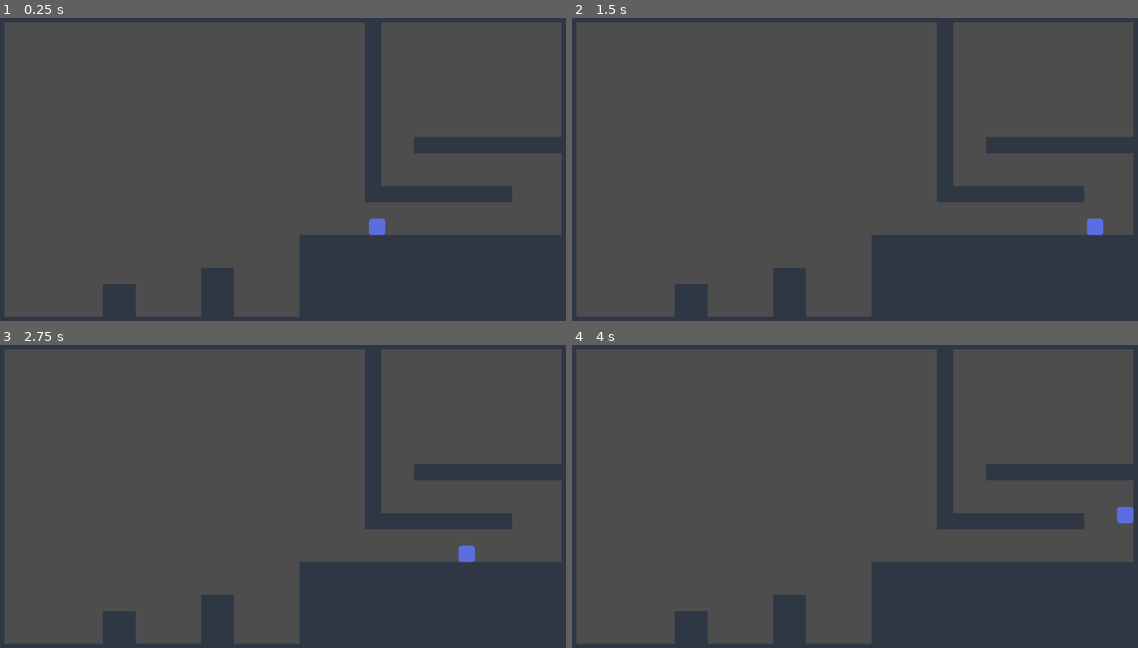
Above: before the commit, frames 1-4 (two rows, left to right).
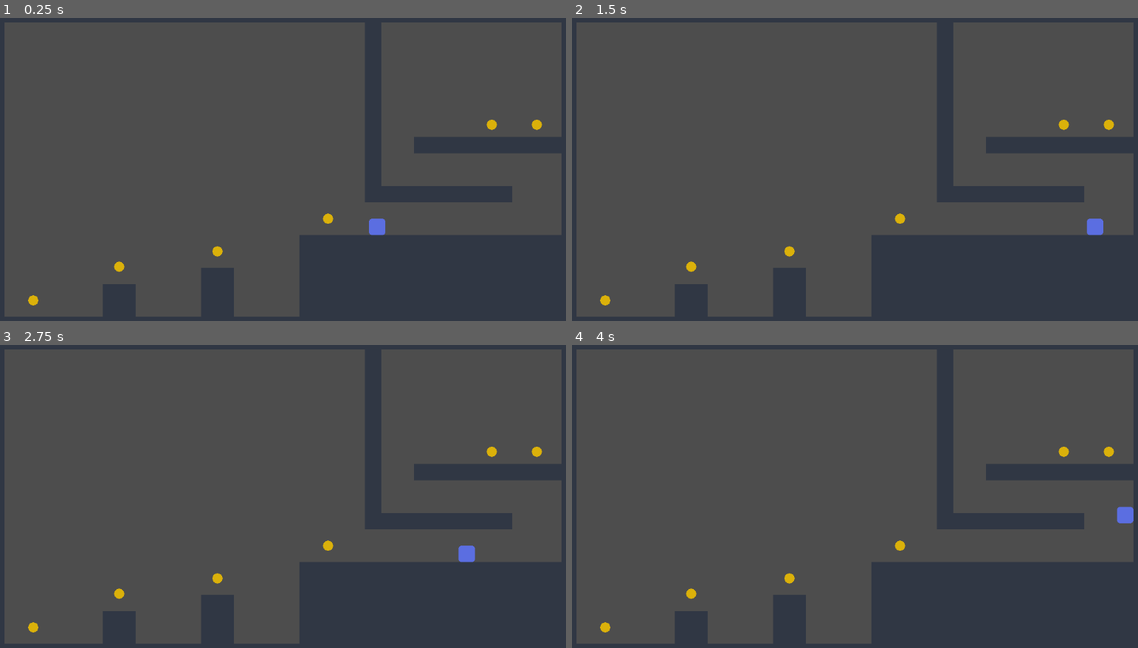
Above: after the commit, the same moments.

Repository: QatariGameDev/project_square
Game: Godot game, scene res://scenes/playground/erie_playground.tscn
The game is run twice, just before and just after one commit, with the same random seed, the same clock (stepped at 60 frames per second) and the same inputs. The project has no main scene, so this scene is started directly.
Inputs:
- Up to frame 1 (0.25 s): no input
- Up to frame 2 (1.5 s): tap Enter at 0.5 s; hold D (right) from 0.53 s (still down); tap Space (jump) at 0.77 s
- Up to frame 3 (2.75 s): tap Space (jump) at 1.52 s; release D (right) at 2.03 s; hold A (left) from 2.03 s (still down)
- Up to frame 4 (4 s): release A (left) at 2.78 s; hold D (right) from 2.78 s (still down); tap Space (jump) at 3.02, 3.77 s

The runs differ from the first frame. In frame 1, 0.3% of the frame differs, in the area x 4-96%, y 33-95%; in frame 2, 0.3%; in frame 3, 0.3%; in frame 4, 0.3%.

Commit message:
Added the circle sprites and scene

Diff:
--- /dev/null
+++ b/scenes/circle.tscn
@@ -0,0 +1,23 @@
+[gd_scene load_steps=4 format=3 uid="uid://blxsmv0ufisq"]
+
+[ext_resource type="Script" path="res://scripts/circle.gd" id="1_p3bp4"]
+[ext_resource type="Texture2D" uid="uid://cty3xoaeiwwis" path="res://sprites/Circle.png" id="2_jjpjd"]
+
+[sub_resource type="CircleShape2D" id="CircleShape2D_fm3y5"]
+radius = 16.0
+
+[node name="Circle" type="Area2D"]
+collision_layer = 4
+collision_mask = 2
+script = ExtResource("1_p3bp4")
+
+[node name="CollisionShape2D" type="CollisionShape2D" parent="."]
+shape = SubResource("CircleShape2D_fm3y5")
+
+[node name="Tile" type="Sprite2D" parent="."]
+modulate = Color(0.92549, 1, 0.156863, 1)
+position = Vector2(-2.38419e-07, -2.38419e-07)
+scale = Vector2(0.625, 0.625)
+texture = ExtResource("2_jjpjd")
+
+[connection signal="body_entered" from="." to="." method="_on_body_entered"]
--- a/scenes/playground/erie_playground.tscn
+++ b/scenes/playground/erie_playground.tscn
@@ -1,7 +1,9 @@
-[gd_scene load_steps=5 format=3 uid="uid://c2jhxhl70kw5n"]
+[gd_scene load_steps=7 format=3 uid="uid://c2jhxhl70kw5n"]
 
+[ext_resource type="Script" path="res://scripts/level_manager.gd" id="1_it7xp"]
 [ext_resource type="Texture2D" uid="uid://bse10pnr0kar8" path="res://scenes/playground/sprites/Tile.png" id="1_t0ibr"]
 [ext_resource type="PackedScene" uid="uid://nsil50a8st3v" path="res://scenes/player/player.tscn" id="2_s16gj"]
+[ext_resource type="PackedScene" uid="uid://blxsmv0ufisq" path="res://scenes/circle.tscn" id="4_4wliy"]
 
 [sub_resource type="TileSetAtlasSource" id="TileSetAtlasSource_yj1ge"]
 texture = ExtResource("1_t0ibr")
@@ -18,6 +20,8 @@
 sources/1 = SubResource("TileSetAtlasSource_yj1ge")
 
 [node name="EriePlayground" type="Node2D"]
+script = ExtResource("1_it7xp")
+next_level_path = "res://scenes/qgd_playground.tscn"
 
 [node name="TileMap" type="TileMap" parent="."]
 tile_set = SubResource("TileSet_6imvr")
@@ -26,3 +30,23 @@
 
 [node name="Player" parent="." instance=ExtResource("2_s16gj")]
 position = Vector2(760, 432)
+
+[node name="Collections" type="Node2D" parent="."]
+
+[node name="Circle" parent="Collections" instance=ExtResource("4_4wliy")]
+position = Vector2(1072, 232)
+
+[node name="Circle2" parent="Collections" instance=ExtResource("4_4wliy")]
+position = Vector2(984, 232)
+
+[node name="Circle3" parent="Collections" instance=ExtResource("4_4wliy")]
+position = Vector2(664, 416)
+
+[node name="Circle4" parent="Collections" instance=ExtResource("4_4wliy")]
+position = Vector2(448, 480)
+
+[node name="Circle5" parent="Collections" instance=ExtResource("4_4wliy")]
+position = Vector2(256, 510)
+
+[node name="Circle6" parent="Collections" instance=ExtResource("4_4wliy")]
+position = Vector2(88, 576)
--- /dev/null
+++ b/scripts/circle.gd
@@ -0,0 +1,16 @@
+extends Area2D
+
+signal collected
+
+func _ready():
+	#hint Autoload (GroupNames)
+	add_to_group(GroupNames.PickupGroup)
+	var scene = get_tree().current_scene
+	if scene.has_method("check_if_win"):
+		connect("collected", Callable(scene, "check_if_win"))
+
+
+func _on_body_entered(body):
+	if body.is_in_group(GroupNames.PlayerGroup):
+		emit_signal("collected")
+		call_deferred("queue_free")
Binary file added: sprites/Circle.png
Not shown, added: sprites/Circle.png.import
